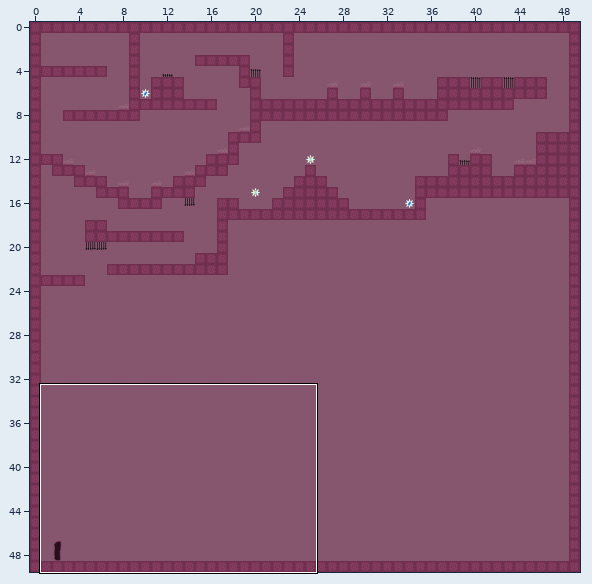
Tiled map -- assets/maps/Level1.tmx. The first picture is a wide view before the edit; the outline marks the close-up.
Close-up. Before:
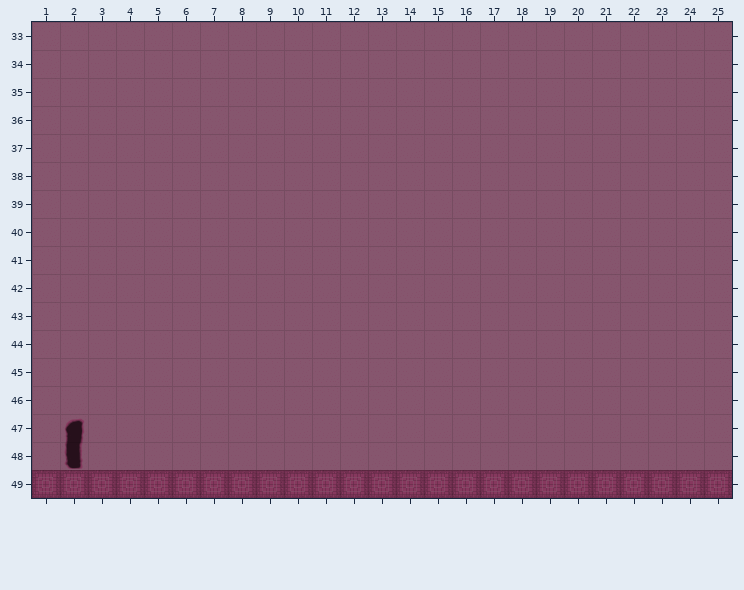
Cells are 64x64 px. Shown: x 1..25, y 33..49. The commit also changed other parts of the map, which this record leaves out.
Once edited:
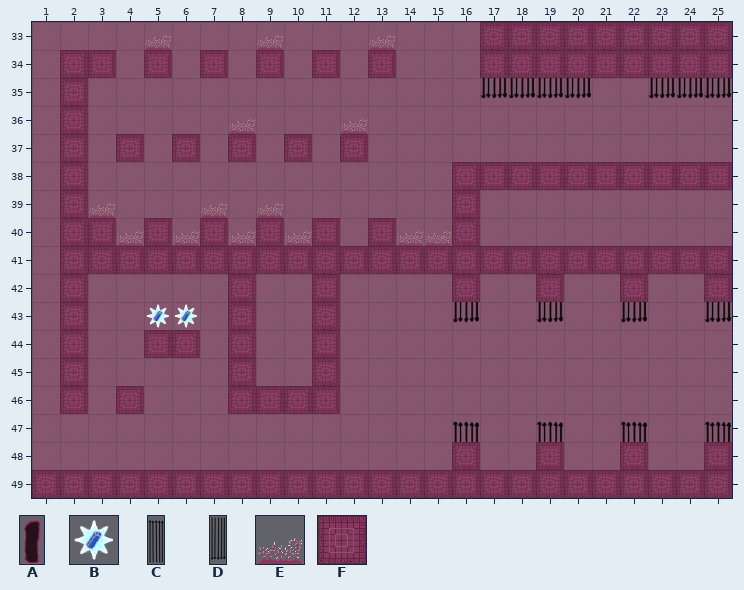
Key: from "door": A 0; from "pickup_health": B 0; from "spears": C 0, D 0 flipped up-down; from "spikes": E 0; from "walls_and_background": F 0.
_ is an empty cell, . an unchanged one.
Objects are placed by their top-left corner, in cells (3,4 is the top-left corner of cell 3,4); size is 1x1 cell unless given.
Changes in this commit:
--- layer "Objects"
-A "level_end" at 2,47 size 1x2
+(outside this view)
+E "spikes" at 5,33
+E "spikes" at 13,33
+E "spikes" at 9,33
+D "spears" at 25,33 size 1x3
+D "spears" at 24,33 size 1x3
+D "spears" at 23,33 size 1x3
+D "spears" at 20,33 size 1x3
+D "spears" at 19,33 size 1x3
+D "spears" at 18,33 size 1x3
+D "spears" at 17,33 size 1x3
+E "spikes" at 8,36
+E "spikes" at 12,36
+E "spikes" at 7,39
+E "spikes" at 9,39
+E "spikes" at 3,39
+E "spikes" at 10,40
+E "spikes" at 8,40
+E "spikes" at 6,40
+E "spikes" at 4,40
+E "spikes" at 15,40
+E "spikes" at 14,40
+B "battery" at 5,43
+B "battery" at 6,43
+D "spears" at 16,41 size 1x3
+D "spears" at 19,41 size 1x3
+D "spears" at 22,41 size 1x3
+D "spears" at 25,41 size 1x3
+C "spears" at 25,47 size 1x3
+C "spears" at 22,47 size 1x3
+C "spears" at 19,47 size 1x3
+C "spears" at 16,47 size 1x3
--- layer "Walls"
@@ x 2..25 @@
-33 ..............._________
-34 __._._._._._..._________
-35 _.......................
-36 _.......................
-37 _._._._._._.............
-38 _.............__________
-39 _............._.........
-40 __._._._._._.._.........
-41 ________________________
-42 _....._.._...._.._.._.._
-43 _....._.._..............
-44 _..__._.._..............
-45 _....._.._..............
-46 _._...____..............
+33 ...............FFFFFFFFF
+34 FF.F.F.F.F.F...FFFFFFFFF
+35 F.......................
+36 F.......................
+37 F.F.F.F.F.F.............
+38 F.............FFFFFFFFFF
+39 F.............F.........
+40 FF.F.F.F.F.F..F.........
+41 FFFFFFFFFFFFFFFFFFFFFFFF
+42 F.....F..F....F..F..F..F
+43 F.....F..F..............
+44 F..FF.F..F..............
+45 F.....F..F..............
+46 F.F...FFFF..............
@@ x 16..25 @@
-48 _.._.._.._
+48 F..F..F..F
